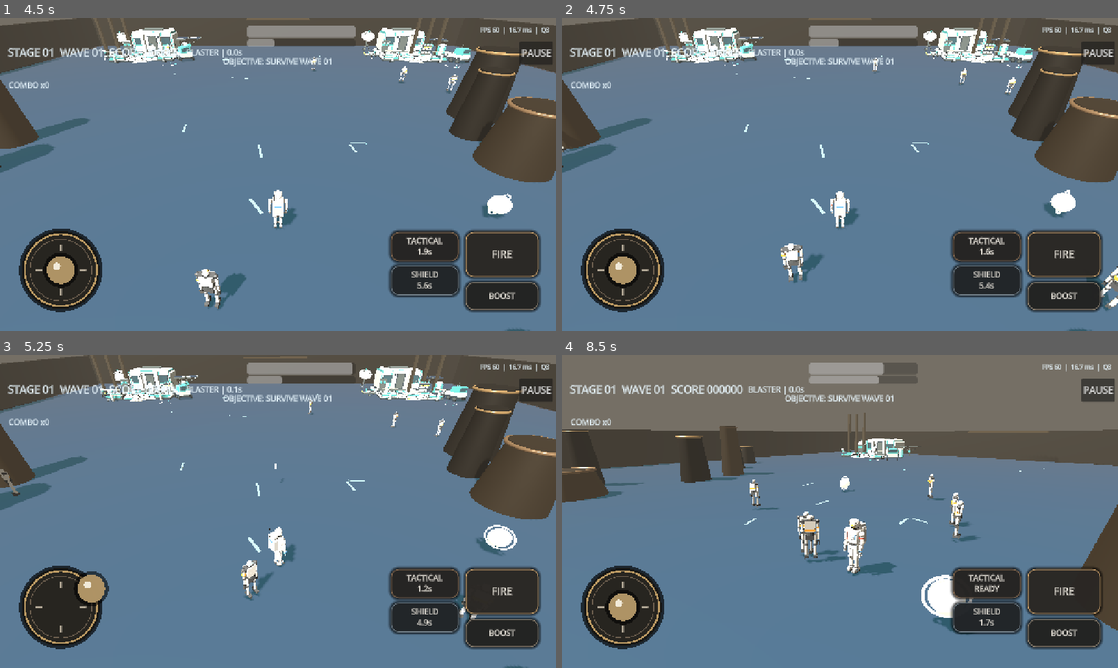
Above: before the commit, frames 1-4 (two rows, left to right).
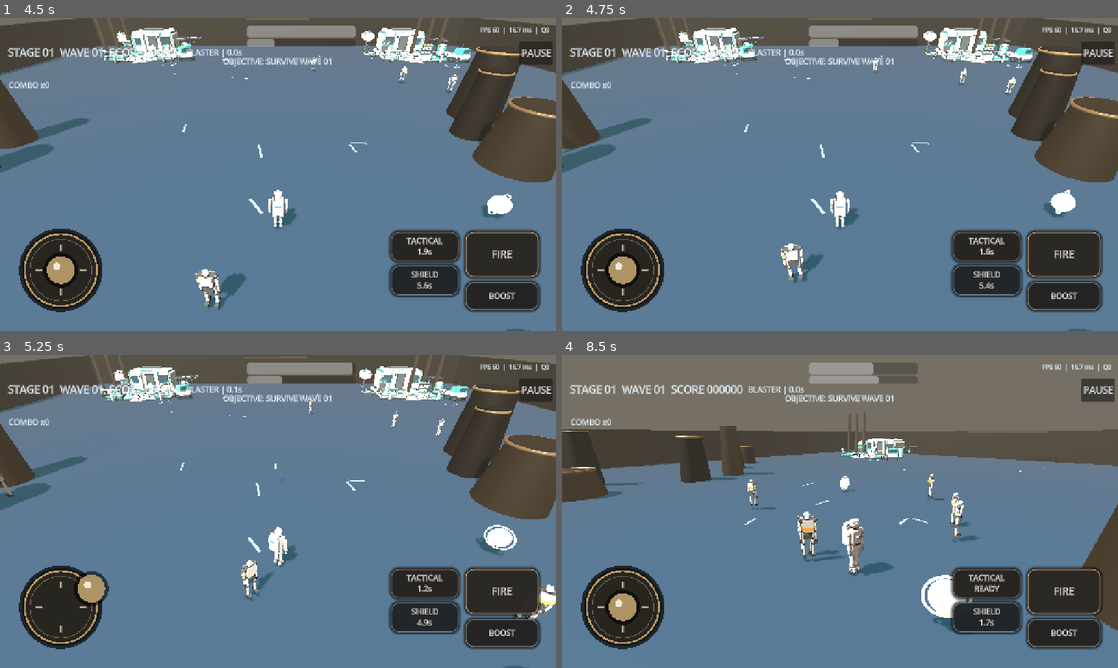
Above: after the commit, the same moments.

Repository: TomasThrawat/Hyouka-AAA-Style-3D-Godot-Android
Game: Godot game, scene res://Main.tscn
Two runs of this game, one before a commit and one after it. Both use one fixed random seed, a clock stepped at 60 frames per second and the inputs below.
Inputs (mouse positions are in pixels of both pictures, inside the frame that each line leads up to):
- Up to frame 1 (4.5 s): click "START GAME" at 0.5 s; click "TACTICAL READY" at 1.25 s; click "SHIELD READY" at 2 s; click "FIRE" at 2.75 s; click "BOOST" at 3.5 s; click "TACTICAL 2.1s" at 4.25 s
- Up to frame 2 (4.75 s): no input
- Up to frame 3 (5.25 s): tap Enter (ui_accept) at 5 s; drag from (61, 608) to (333, 442) at 5.02 s
- Up to frame 4 (8.5 s): drag from (728, 527) to (812, 574) at 5.77 s; click "TACTICAL READY" at 6.5 s; move the mouse to (895, 442) at 7.27 s; hold Right (ui_right) 7.28-8 s; click (895, 442) at 7.42 s; drag from (812, 574) to (673, 464) at 8.02 s

Frame 1 is identical in both runs. In frame 2, 0.3% of the frame differs, in the area x 0-100%, y 40-94%; in frame 3, 0.6%; in frame 4, 1.0%, in the area x 33-60%, y 2-71%.

Commit message:
fix: harden mobile gameplay flow and touch input

Diff:
--- a/enemy.gd
+++ b/enemy.gd
@@ -56,7 +56,7 @@
 	enraged = false
 	health_changed.emit(health, max_health)
 	collision_layer = 0
-	collision_mask = 0
+	collision_mask = 1
 	_build_visual()
 
 func _build_visual() -> void:
@@ -166,6 +166,8 @@
 	rotation.y = lerp_angle(rotation.y, atan2(-direction.x, -direction.z), min(1.0, delta * 6.0))
 
 func take_damage(amount: float) -> void:
+	if health <= 0.0:
+		return
 	health = max(0.0, health - amount)
 	health_changed.emit(health, max_health)
 	_hit_feedback()
--- a/main.gd
+++ b/main.gd
@@ -132,7 +132,8 @@
 		_update_pickups(delta)
 		_update_camera(delta)
 		if wave_timer <= 0.0 and not transition_lock:
-			_start_wave()
+			if (stage < 3 and wave < 3) or (stage == 3 and wave < 4):
+				_start_wave()
 		if pickup_timer <= 0.0:
 			_spawn_pickup()
 			pickup_timer = rng.randf_range(4.0, 7.0)
@@ -711,11 +712,14 @@
 
 
 func _begin_run(continue_run: bool) -> void:
+	var completed_save := false
 	if continue_run:
 		save_system.load_state()
 		stage = max(1, save_system.stage)
 		score = max(0, save_system.score)
+		completed_save = stage >= 4
 	else:
+		stage = 1
 		score = 0
 	wave = 0
 	enemies_defeated = 0
@@ -736,6 +740,9 @@
 	_set_touch_controls_visible(true)
 	pause_panel.hide()
 	pause_button.show()
+	if completed_save:
+		_win_game()
+		return
 	player.reset_for_run()
 	player.position = spawn_position
 	_clear_dynamic_entities()
@@ -929,7 +936,8 @@
 		return
 	if final_boss_active:
 		return
-	if wave >= 3 and enemies.is_empty() and wave_timer > 3.0:
+	var required_waves_cleared := (stage < 3 and wave >= 3) or (stage == 3 and wave >= 4)
+	if required_waves_cleared and enemies.is_empty():
 		transition_lock = true
 		_complete_stage()
 
@@ -1318,6 +1326,8 @@
 		DisplayServer.window_set_mode(DisplayServer.WINDOW_MODE_FULLSCREEN)
 
 func _set_touch_controls_visible(visible_value: bool) -> void:
+	if touch_root:
+		touch_root.mouse_filter = Control.MOUSE_FILTER_PASS if visible_value else Control.MOUSE_FILTER_IGNORE
 	for control in touch_controls:
 		if is_instance_valid(control):
 			control.visible = visible_value
--- a/player.gd
+++ b/player.gd
@@ -115,7 +115,7 @@
 	var run_phase := anim_time * (7.0 + movement * 0.8)
 	var target_bob := 0.018 + sin(run_phase * 0.5) * (0.008 if movement < 0.2 else 0.022)
 	visual_root.position.y = lerp(visual_root.position.y, target_bob, min(1.0, delta * 8.0))
-	visual_root.rotation.y = lerp_angle(visual_root.rotation.y, rotation.y, min(1.0, delta * (9.0 if movement > 0.3 else 4.0)))
+	visual_root.rotation.y = 0.0
 
 
 func shoot() -> void:
--- a/runtime_smoke_test.gd
+++ b/runtime_smoke_test.gd
@@ -40,6 +40,24 @@
 	game._start_game_pressed()
 	await create_timer(0.8).timeout
 	_check(game.running, "game starts")
+	_check(game.touch_root.mouse_filter == Control.MOUSE_FILTER_PASS, "touch root enabled while playing")
+
+	var yaw_before: float = game.camera_yaw
+	var camera_touch := InputEventScreenTouch.new()
+	camera_touch.index = 19
+	camera_touch.pressed = true
+	camera_touch.position = Vector2(640, 360)
+	game._unhandled_input(camera_touch)
+	var camera_drag := InputEventScreenDrag.new()
+	camera_drag.index = 19
+	camera_drag.position = Vector2(700, 330)
+	game._unhandled_input(camera_drag)
+	_check(abs(game.camera_yaw - yaw_before) > 0.02, "camera touch rotates view")
+	var camera_up := InputEventScreenTouch.new()
+	camera_up.index = 19
+	camera_up.pressed = false
+	camera_up.position = camera_drag.position
+	game._unhandled_input(camera_up)
 
 	var touch_down := InputEventScreenTouch.new()
 	touch_down.index = 17
@@ -83,9 +101,19 @@
 	game.pause_button.pressed.emit()
 	await process_frame
 	_check(paused, "PAUSE button pauses")
+	_check(game.touch_root.mouse_filter == Control.MOUSE_FILTER_IGNORE, "touch root released while paused")
 	game.pause_button.pressed.emit()
 	await process_frame
 	_check(not paused, "PAUSE button resumes")
+
+	game.stage = 1
+	game.wave = 3
+	game.wave_timer = 0.1
+	game.transition_lock = false
+	game.final_boss_active = false
+	game.enemies.clear()
+	game._check_stage_completion()
+	_check(game.transition_lock, "stage completes after final non-boss wave even when timer expires")
 
 	game.stage = 3
 	game.wave = 3
